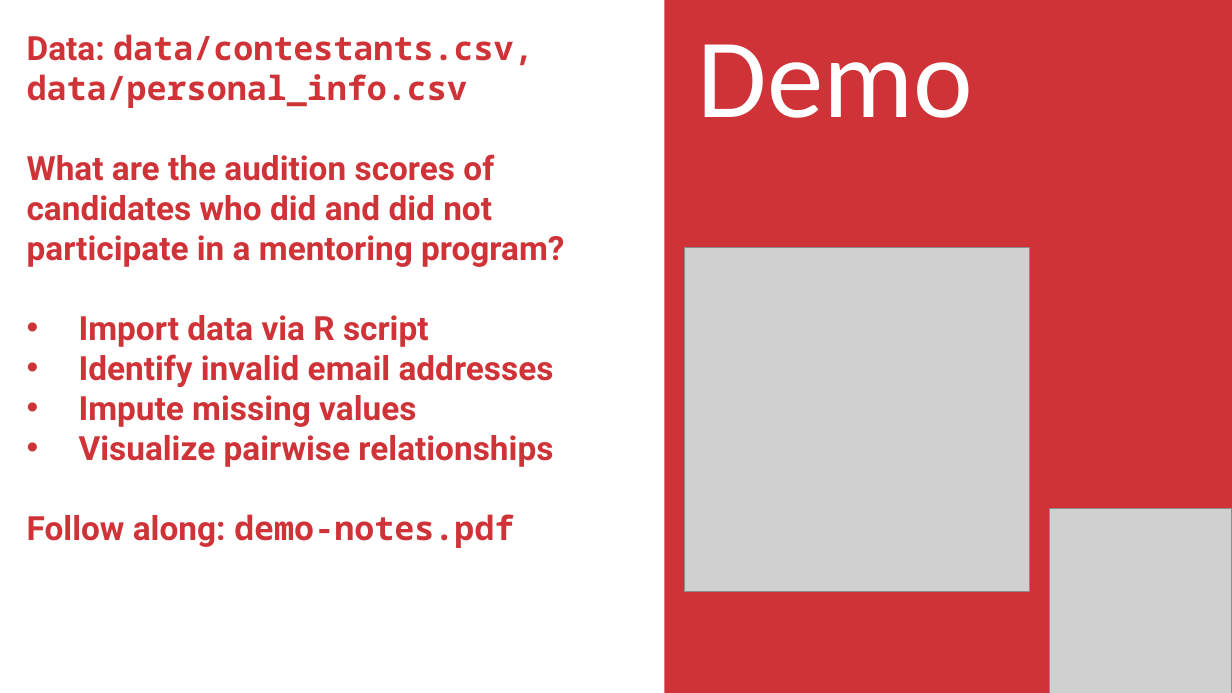
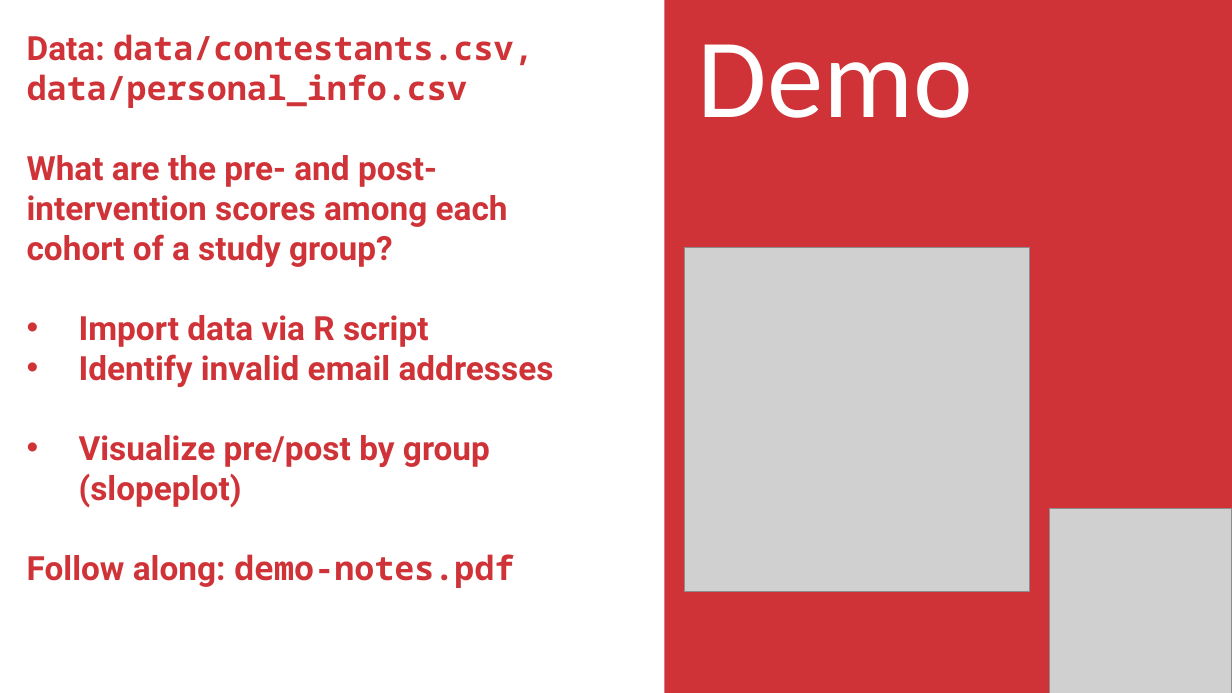
Before and after one commit to stringfestdata/satrday-r-power-bi, a slide deck: slide 7 of satrday-r-power-bi.pptx (slide 6 before the commit). Drawn at 1232x693 pixels with LibreOffice and Linux fonts; fonts in the diff are those of the drawing; grey boxes stand for pictures. Boxes give left, top, right and bottom in pixels: in the first picture for what was removed or moved away, otherwise in the second. Text is boxed around its words. In the diff, an @@ line names an element or a change of style, - is before the commit and + after.

```diff
--- a/satrday-r-power-bi.pptx
+++ b/satrday-r-power-bi.pptx
@@ text at (x1=27, y1=155, x2=508, y2=267): text changed @@
-What are the audition scores of candidates who did and did not participate in a mentoring program?
+What are the pre- and post-intervention scores among each cohort of a study group?
@@ text at (x1=79, y1=435, x2=490, y2=507): text changed @@
-• Impute missing values
-• Visualize pairwise relationships
+• Visualize pre/post by group (slopeplot)
```
Also in this commit, not shown: 3 other slides changed, 1 slide added, 5 other files.
